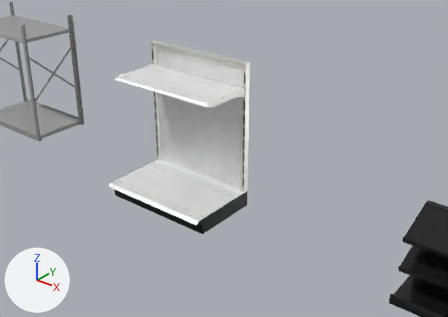
Renders of the FBX model Assets/Models/shelving.fbx from each side of a commit.
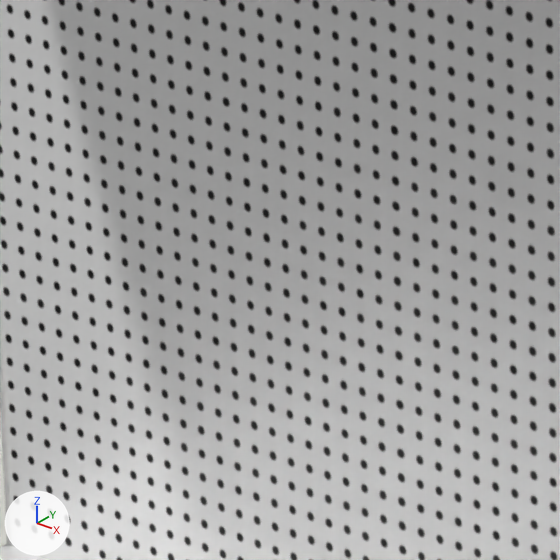
The first picture shows the older version from a 50 mm lens placed at (6.4, -7.38, 5.3), pointed at (0.63, -0.17, 0.83). The close-ups show both versions on the part from 36% to 48% of the width and 34% to 51% of the height of that picture. Lighting does not change. The marker at lower left points along +X, +Y and +Z. Where no turn or scale is listed for an object, it has been applied to the vertices.

Objects in the first close-up: 'gondola shelf base'.
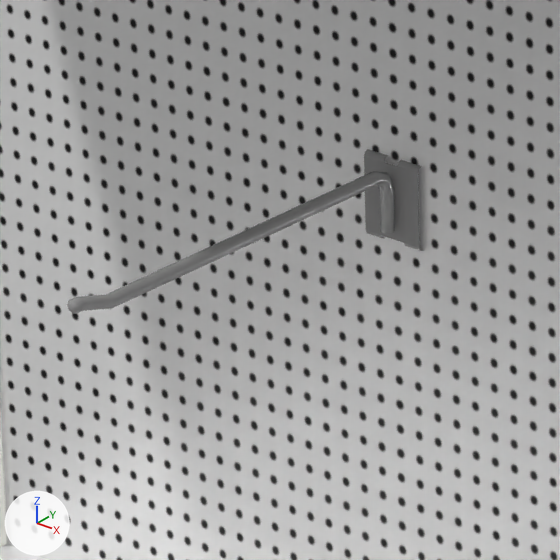
Pixel boxes [x1, y1, x2, y2] of what changed, in the close-ups (560 x 560 px):
'gondola hook', added: after [67, 149, 423, 314]

What changed in the scene script:
```text
Add mat_gondola_hook:
    mat_gondola_hook = principled_material('gondola hook')
    mat_gondola_hook.base_color = (0.324, 0.324, 0.324)  # grey #9a9a9a
    mat_gondola_hook.roughness = 0.151
Add me_plane_001:
    me_plane_001.from_pydata(...)  # 156 vertices, 107 faces; spans x -0.058..0.058, y -0.756..0.027, z -0.074..0.085
    me_plane_001.materials.append(mat_gondola_hook)  # grey #9a9a9a
Add ob_gondola_hook:
    ob_gondola_hook = bpy.data.objects.new('gondola hook', me_plane_001)
    ob_gondola_hook.location = (0.0, -0.087, 1.181)
```
